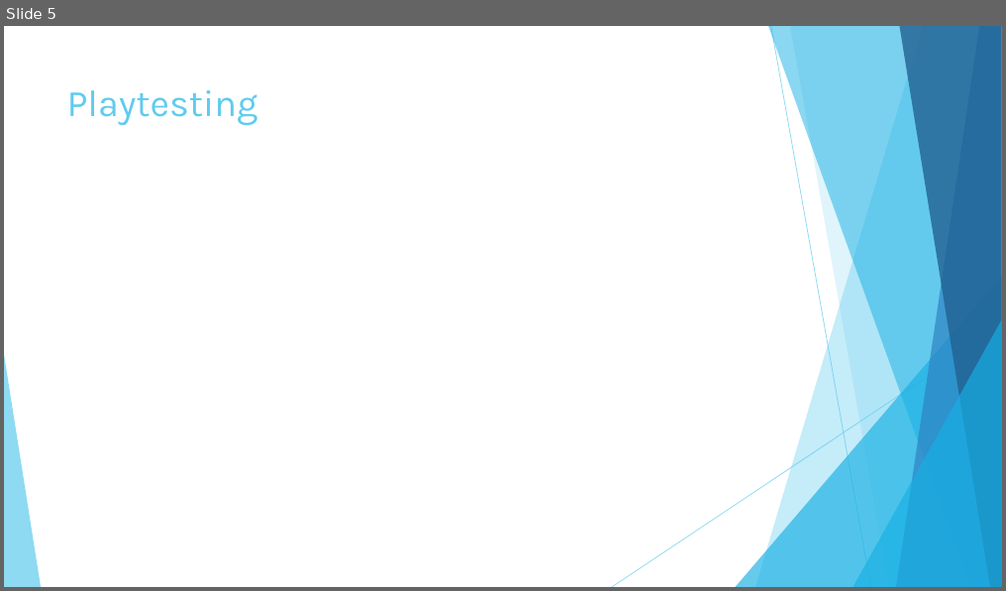
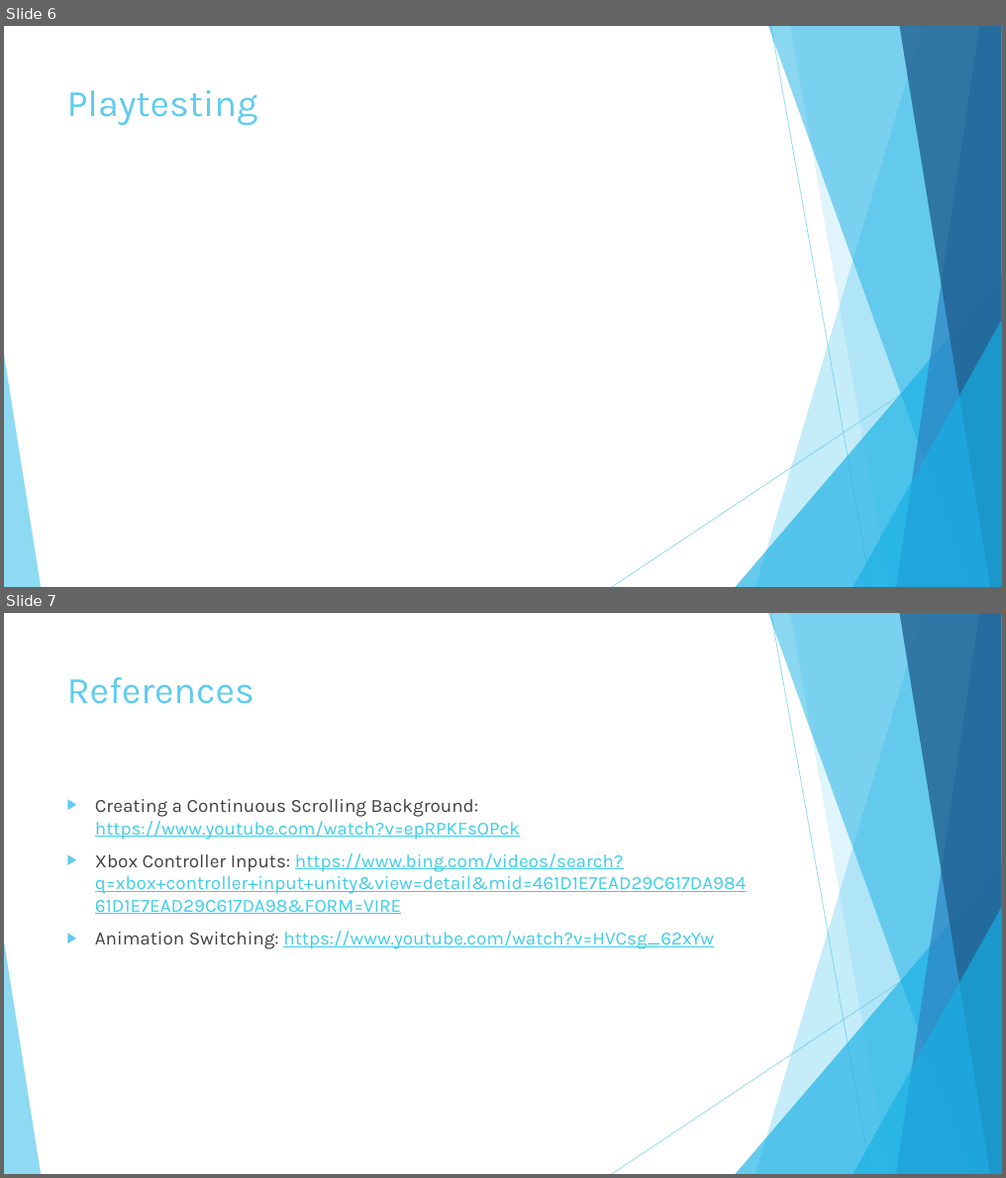
Before and after one commit to nadianadeem/Pirate-Dash, a slide deck: 2DBoatRacePresentation.pptx. Shown one above the other, each under a label of ours: slide 5 before the commit, slides 6 and 7 after it. The pictures are 1006x591 and 1006x1178 pixels, drawn with LibreOffice and Linux fonts; fonts in the diff are those of the drawing. Boxes give left, top, right and bottom in pixels: in the first picture for what was removed or moved away, otherwise in the second. Text is boxed around its words. In the diff, an @@ line names an element or a change of style, - is before the commit and + after.

```diff
--- a/2DBoatRacePresentation.pptx
+++ b/2DBoatRacePresentation.pptx
@@ slide 7 added at (x1=4, y1=613, x2=1002, y2=1174), background #FFFFFF; not listed: 10 template elements that a slide beside it also shows @@
@@ title added at (x1=67, y1=677, x2=254, y2=704), 36 pt, text #5FCBEF @@
+References
@@ text added at (x1=95, y1=799, x2=746, y2=950), 18 pt, text #3FCDE7, underline @@
+▶ Creating a Continuous Scrolling Background: https://www.youtube.com/watch?v=epRPKFsOPck
+▶ Xbox Controller Inputs: https://www.bing.com/videos/search?q=xbox+controller+input+unity&view=detail&mid=461D1E7EAD29C617DA98461D1E7EAD29C617DA98&FORM=VIRE
+▶ Animation Switching: https://www.youtube.com/watch?v=HVCsg_62xYw
@@ what was slide 5 is now slide 6 @@
```
Also in this commit, not shown: 1 other slide added, 2 other files.
